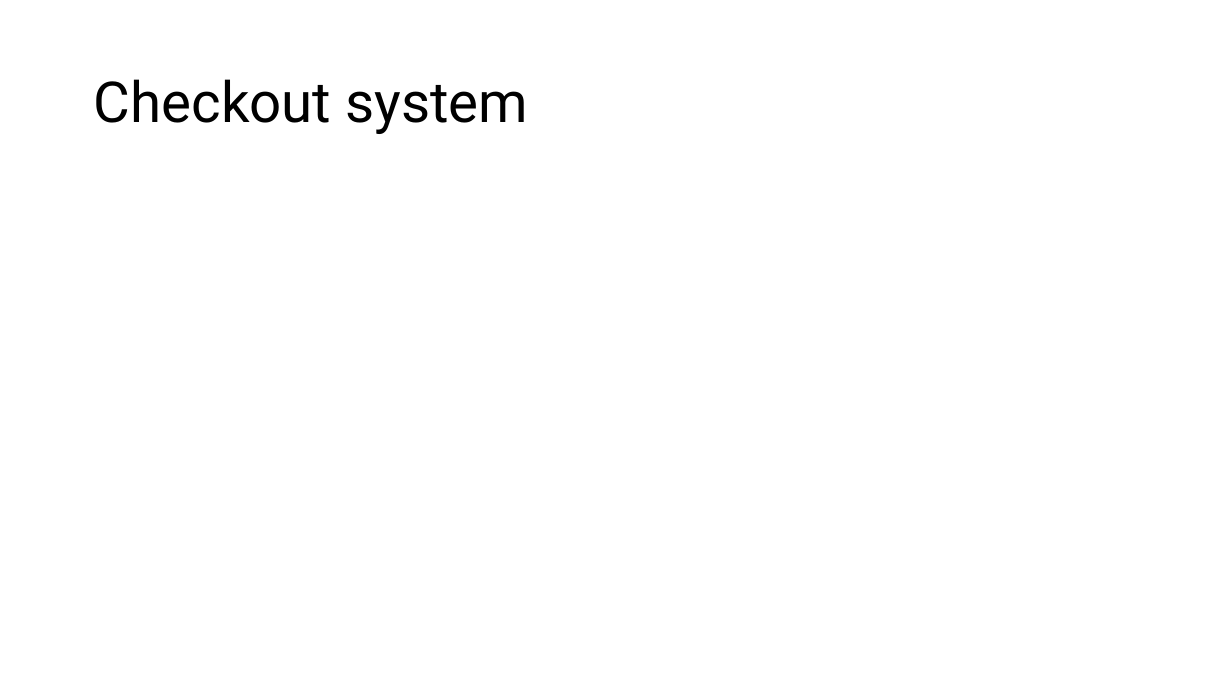
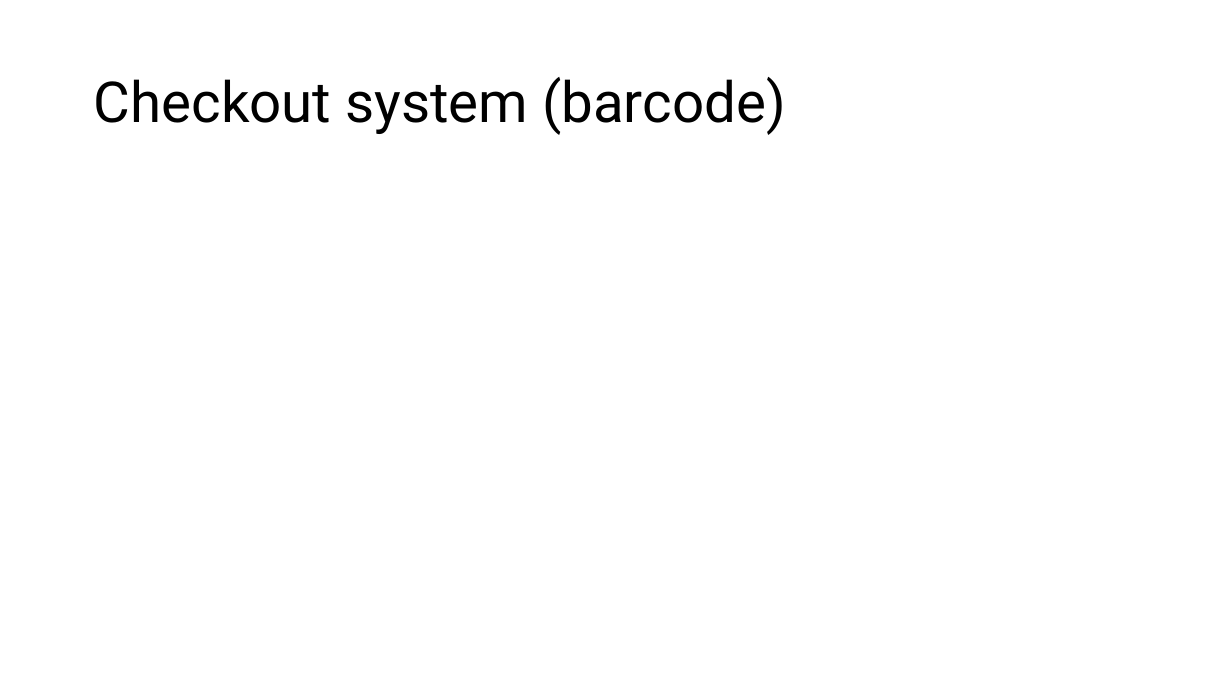
Before and after one commit to programmer647/Coursework, a slide deck: slide 21 of Writeup/Page designs.pptx. Drawn at 1232x693 pixels with LibreOffice and Linux fonts; fonts in the diff are those of the drawing. Boxes give left, top, right and bottom in pixels: in the first picture for what was removed or moved away, otherwise in the second. Text is boxed around its words. In the diff, an @@ line names an element or a change of style, - is before the commit and + after.

```diff
--- a/Writeup/Page designs.pptx
+++ b/Writeup/Page designs.pptx
@@ title at box(94, 77, 785, 135): text changed @@
-Checkout system
+Checkout system (barcode)
```
Also in this commit, not shown: 1 other slide changed, 3 other files.
